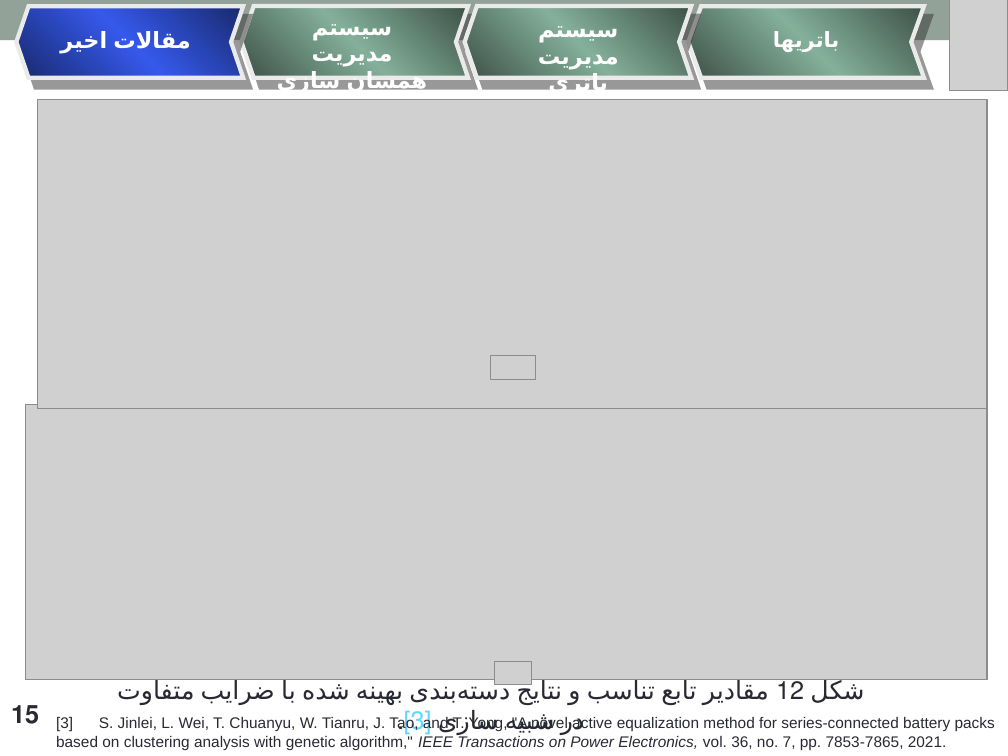
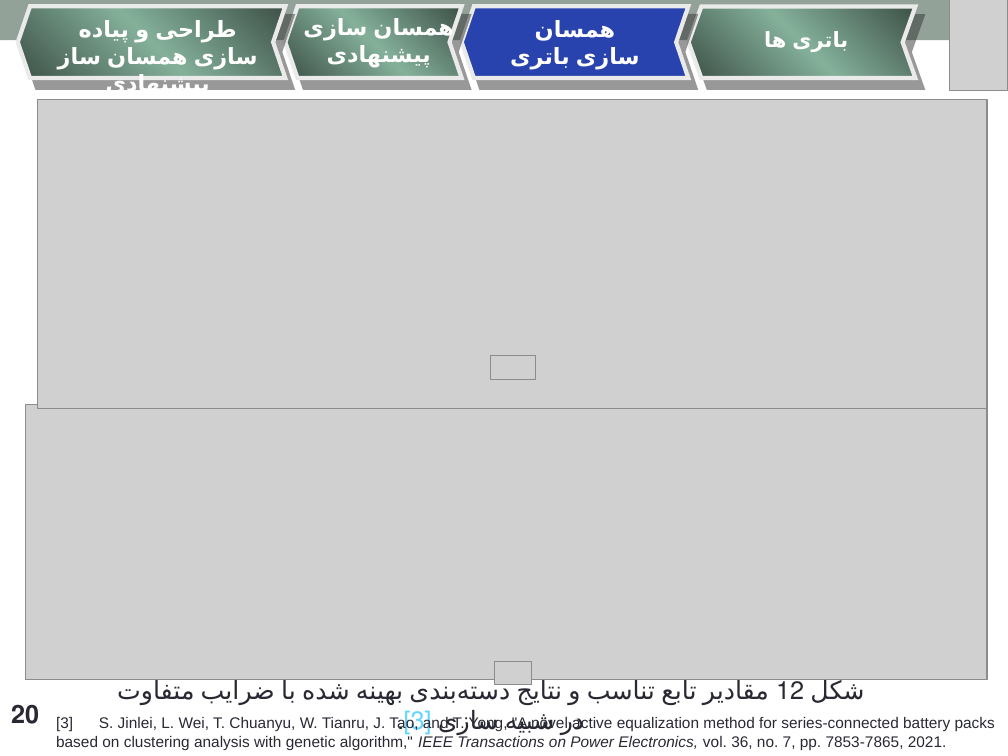
Before and after one commit to Mahdi-AmiriNasab/Thesis, a slide deck: slide 20 of documents/Thesis_presentation.pptx (slide 15 before the commit). Drawn at 1008x756 pixels with LibreOffice and Linux fonts; fonts in the diff are those of the drawing; grey boxes stand for pictures. Boxes give left, top, right and bottom in pixels: in the first picture for what was removed or moved away, otherwise in the second. Text is boxed around its words. In the diff, an @@ line names an element or a change of style, - is before the commit and + after.

```diff
--- a/documents/Thesis_presentation.pptx
+++ b/documents/Thesis_presentation.pptx
@@ chevron: place and size @@
-chevron at [16, 6, 243, 78]
+chevron at [18, 6, 285, 78]
@@ chevron at [18, 6, 285, 78]: fill gradient #2740A9 to #3659EC to gradient #5E7E6E to #84B09A @@
@@ text added at [155, 17, 454, 68], 16 pt, text #FFFFFF, bold @@
+طراحی و پیاده سازی همسان ساز پیشنهادی
@@ chevron: place and size @@
-chevron at [242, 6, 469, 78]
+chevron at [285, 6, 462, 78]
@@ chevron at [462, 6, 688, 78]: fill gradient #5E7E6E to #84B09A to #2842AE @@
@@ text at [535, 20, 848, 69]: text changed @@
-سیستم مدیریت باتری
+همسان سازی باتری
@@ chevron: place and size @@
-chevron at [688, 6, 924, 78]
+chevron at [688, 6, 915, 78]
@@ text at [106, 47, 258, 90]: text changed @@
-سیستم مدیریت همسان سازی
+همسان سازی پیشنهادی
@@ text removed at [113, 30, 190, 49] @@
-مقالات اخیر
@@ text at [510, 31, 786, 69]: spaces changed @@
-باتریها
+باتری ها
@@ page number at [11, 704, 39, 724]: text changed @@
-15
+20
```
Also in this commit, not shown: 17 other slides changed, 6 slides added.
